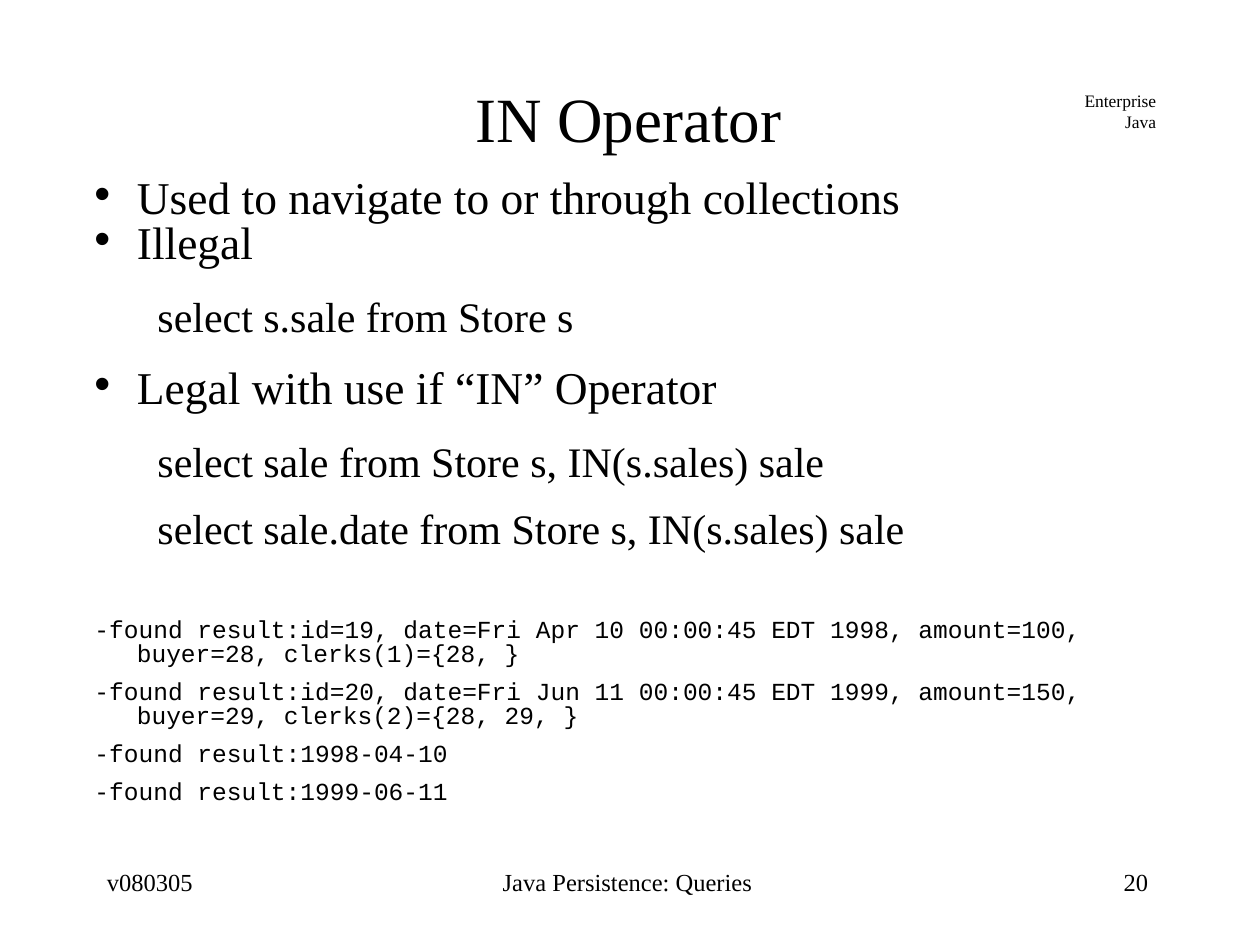
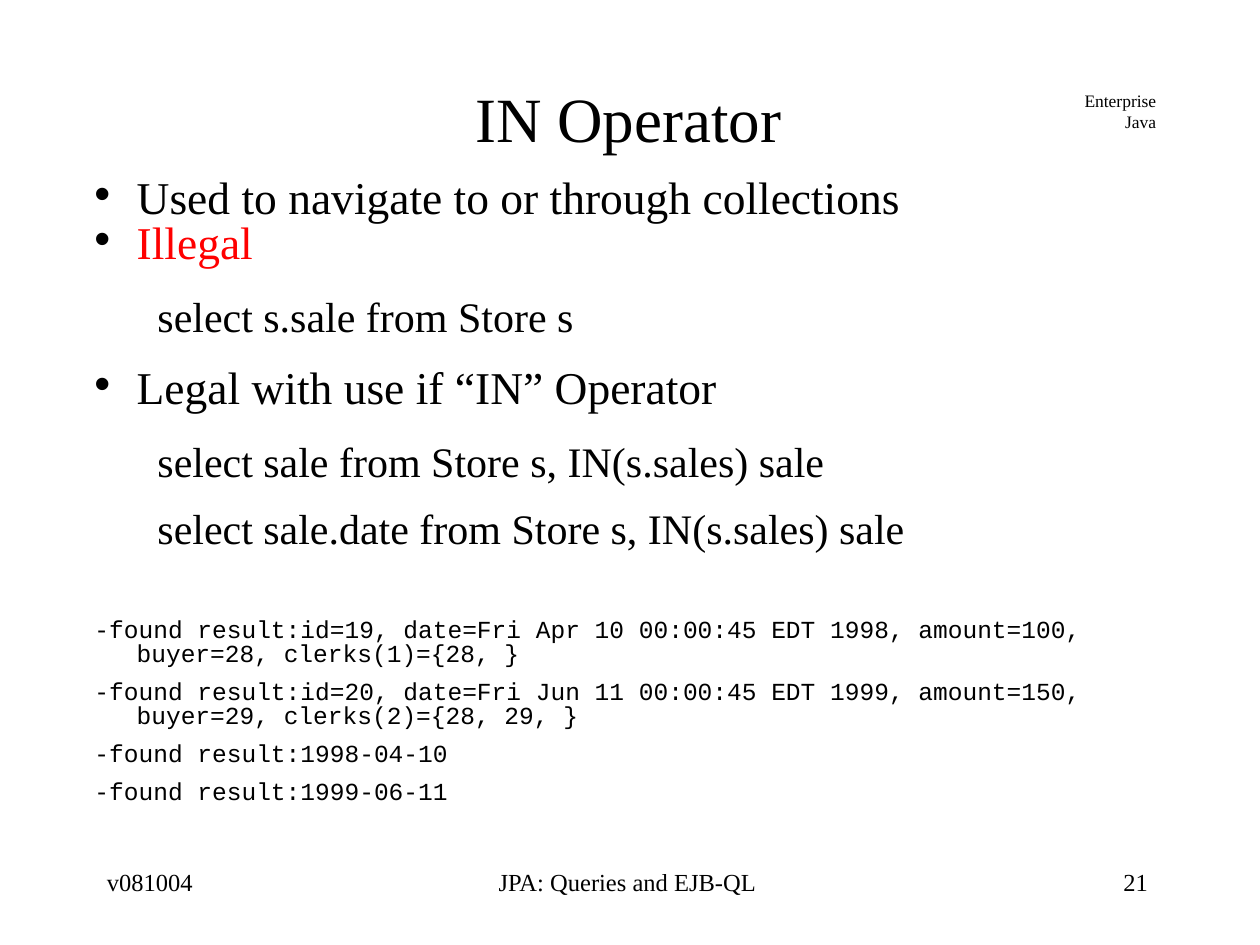
Before and after one commit to jcstaff/ejava-javaee, a slide deck: slide 21 of ormEJBQL/src/site/resources/lectures/ormEJBQL.ppt (slide 20 before the commit). Drawn at 1260x945 pixels with LibreOffice and Linux fonts; fonts in the diff are those of the drawing. Boxes give left, top, right and bottom in pixels: in the first picture for what was removed or moved away, otherwise in the second. Text is boxed around its words. In the diff, an @@ line names an element or a change of style, - is before the commit and + after.

```diff
--- a/ormEJBQL/src/site/resources/lectures/ormEJBQL.ppt
+++ b/ormEJBQL/src/site/resources/lectures/ormEJBQL.ppt
@@ text at bbox=[137, 227, 253, 268]: text colour #000000 to #FF0000 in "Illegal" @@
@@ text at bbox=[107, 874, 193, 892]: text changed @@
-v080305
+v081004
@@ text at bbox=[499, 874, 756, 895]: text changed @@
-Java Persistence: Queries
+JPA: Queries and EJB-QL
@@ page number at bbox=[1123, 874, 1148, 891]: text changed @@
-20
+21
```
Also in this commit, not shown: 32 other slides changed, 21 slides added, 6 other files.
